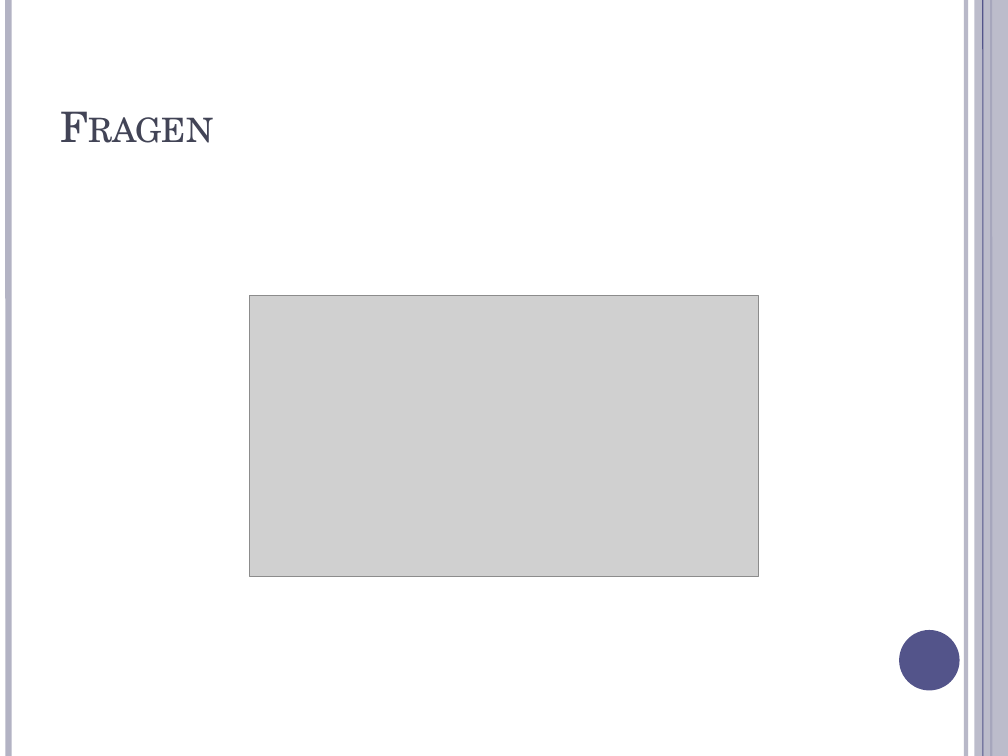
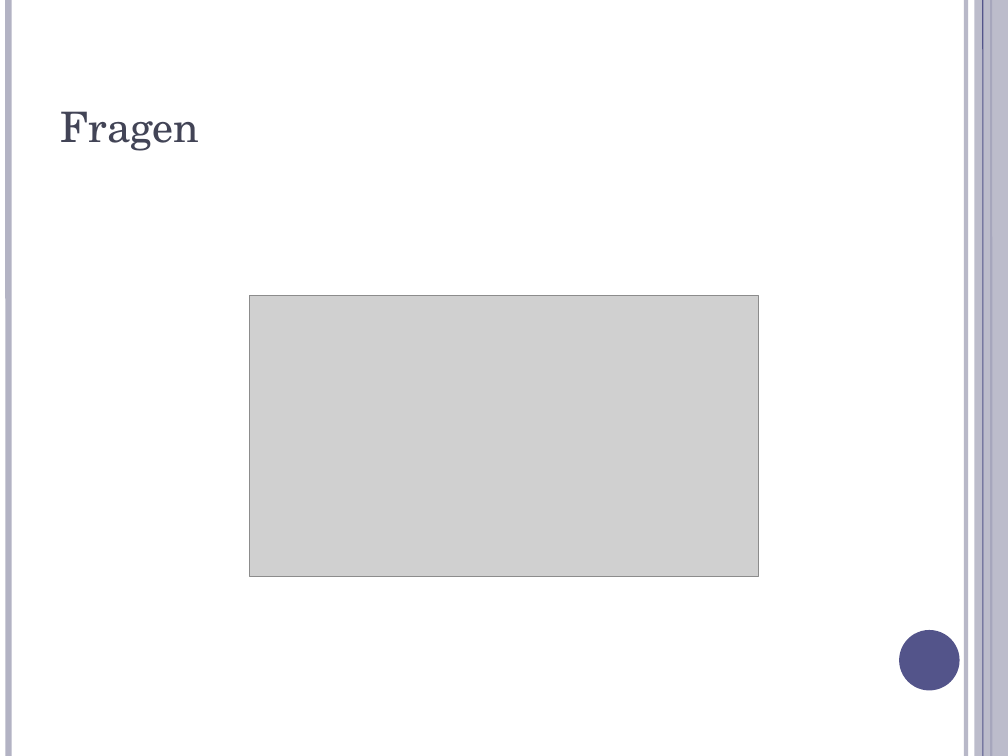
Before and after one commit to stoeffel/SEPS-GRP1, a slide deck: slide 8 of documentation/presentation/Analyse/presentation2.odp. Drawn at 1008x756 pixels with LibreOffice and Linux fonts; fonts in the diff are those of the drawing; grey boxes stand for pictures. Boxes give left, top, right and bottom in pixels: in the first picture for what was removed or moved away, otherwise in the second. Text is boxed around its words. In the diff, an @@ line names an element or a change of style, - is before the commit and + after.

```diff
--- a/documentation/presentation/Analyse/presentation2.odp
+++ b/documentation/presentation/Analyse/presentation2.odp
@@ title "Fragen" at bbox=[60, 111, 199, 151]: small capitals off @@
```
Also in this commit, not shown: 5 other slides changed, 3 slides added, 3 slides removed.
